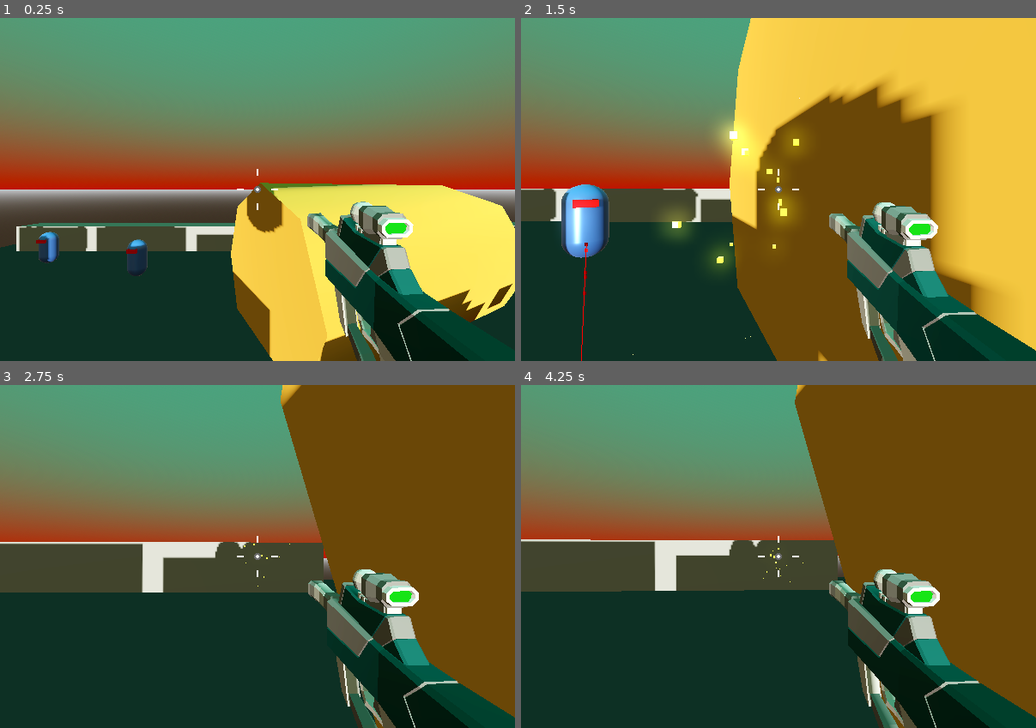
Above: before the commit, frames 1-4 (two rows, left to right).
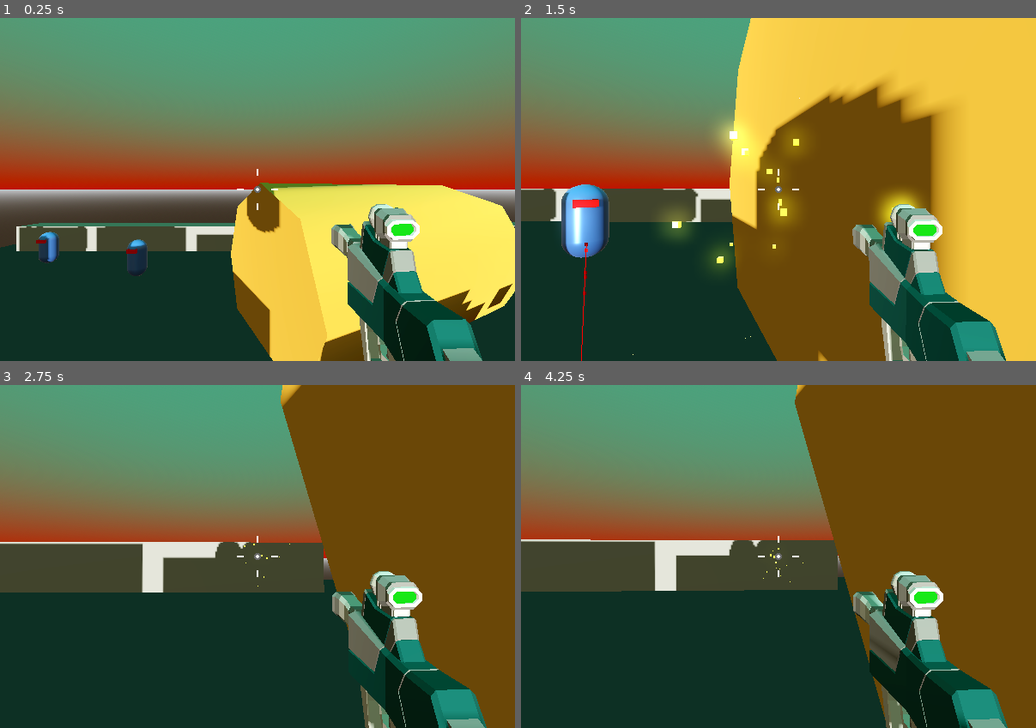
Above: after the commit, the same moments.

Repository: tiagoskaterock/robo-rampage-3d
Game: Godot game, scene res://Levels/Sandbox.tscn
The game is run twice, just before and just after one commit, with the same random seed, the same clock (stepped at 60 frames per second) and the same inputs.
Inputs (mouse positions are in pixels of both pictures, inside the frame that each line leads up to):
- Up to frame 1 (0.25 s): no input
- Up to frame 2 (1.5 s): move the mouse to (804, 189) at 0.52 s; press the mouse at (804, 189) at 0.53 s; hold Keypad 5 (up) from 0.53 s (still down); tap Keypad 0 (jump) at 0.77 s; move the mouse to (752, 189) at 1.27 s; release the mouse at (752, 189) at 1.28 s; click (752, 189) at 1.35 s
- Up to frame 3 (2.75 s): keep holding Keypad 5 (up); tap Keypad 0 (jump) at 1.52 s; move the mouse to (267, 549) at 2.02 s; press the mouse at (267, 549) at 2.03 s
- Up to frame 4 (4.25 s): keep holding Keypad 5 (up); move the mouse to (773, 563) at 2.77 s; release the mouse at (773, 563) at 2.78 s; click (773, 563) at 2.85 s; tap Keypad 0 (jump) at 3.02, 3.77 s; move the mouse to (819, 559) at 3.52 s; press the mouse at (819, 559) at 3.53 s

The runs differ from the first frame. In frame 1, 5.9% of the frame differs, in the area x 53-94%, y 52-100%; in frame 2, 7.2%, in the area x 59-100%, y 50-100%; in frame 3, 5.7%; in frame 4, 5.5%.

Commit message:
82. The SubViewport

Diff:
--- a/Player/player.tscn
+++ b/Player/player.tscn
@@ -24,6 +24,7 @@
 
 [node name="SmoothCamera" type="Camera3D" parent="CameraPivot"]
 top_level = true
+cull_mask = 1048573
 script = ExtResource("2_k6pk0")
 
 [node name="SMG" parent="CameraPivot/SmoothCamera" instance=ExtResource("3_qgotf")]
@@ -47,6 +48,7 @@
 
 [node name="WeaponCamera" type="Camera3D" parent="SubViewportContainer/SubViewport"]
 cull_mask = 2
+fov = 40.0
 
 [node name="CenterContainer" type="CenterContainer" parent="."]
 anchors_preset = 15
--- a/Weapons/SMG.tscn
+++ b/Weapons/SMG.tscn
@@ -35,37 +35,38 @@
 muzzle_flash = NodePath("MuzzleFlash")
 
 [node name="SMG" parent="." index="1" instance=ExtResource("2_smnd7")]
-transform = Transform3D(0.999608, -0.0266838, 0.00846926, 0.0273628, 0.99519, -0.0940674, -0.00591861, 0.0942624, 0.99553, 0.475578, -0.401482, -0.731435)
+transform = Transform3D(0.999608, -0.0266838, 0.00846926, 0.0273628, 0.99519, -0.0940674, -0.00591861, 0.0942624, 0.99553, 0.476, -0.401, -1.5)
 
 [node name="Suppressors_003" parent="SMG" index="0"]
-layers = 3
+layers = 2
 
 [node name="Part_024" parent="SMG" index="1"]
-layers = 3
+layers = 2
 
 [node name="Rail_009" parent="SMG" index="2"]
-layers = 3
+layers = 2
 
 [node name="Grip_017" parent="SMG" index="3"]
-layers = 3
+layers = 2
 
 [node name="Charger_011" parent="SMG" index="4"]
-layers = 3
+layers = 2
 
 [node name="Scope_016" parent="SMG" index="5"]
-layers = 3
+layers = 2
 
 [node name="Part_029" parent="SMG" index="6"]
-layers = 3
+layers = 2
 
 [node name="Part_030" parent="SMG" index="7"]
-layers = 3
+layers = 2
 
 [node name="Gun butt_012" parent="SMG" index="8"]
-layers = 3
+layers = 2
 
 [node name="MuzzleFlash" type="GPUParticles3D" parent="." index="3"]
-transform = Transform3D(1, 0, 0, 0, 1, 0, 0, 0, 1, 0.464131, -0.264888, -0.798092)
+transform = Transform3D(1, 0, 0, 0, 1, 0, 0, 0, 1, 0.464, -0.265, -1.598)
+layers = 2
 material_override = SubResource("StandardMaterial3D_a00d0")
 emitting = false
 lifetime = 0.07
